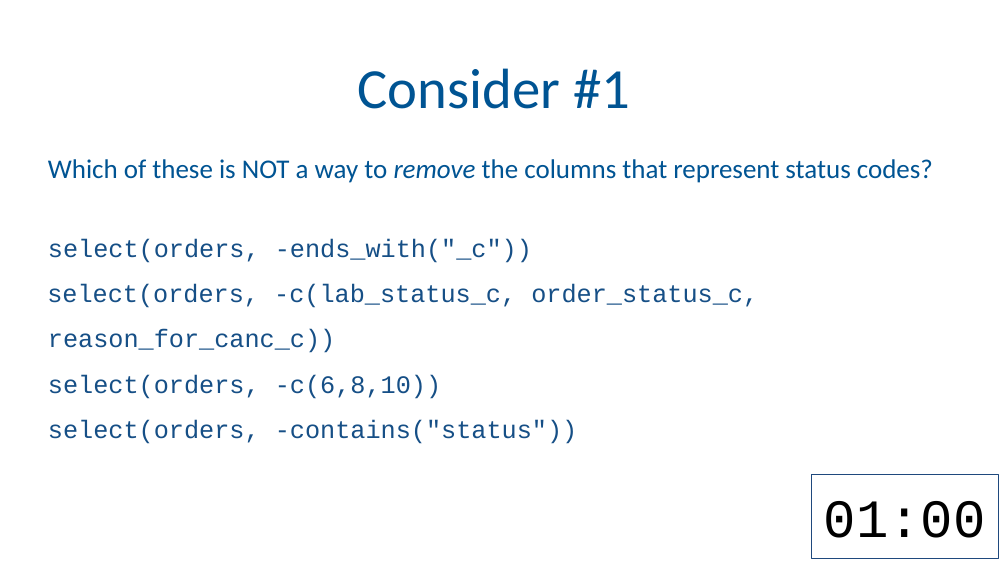
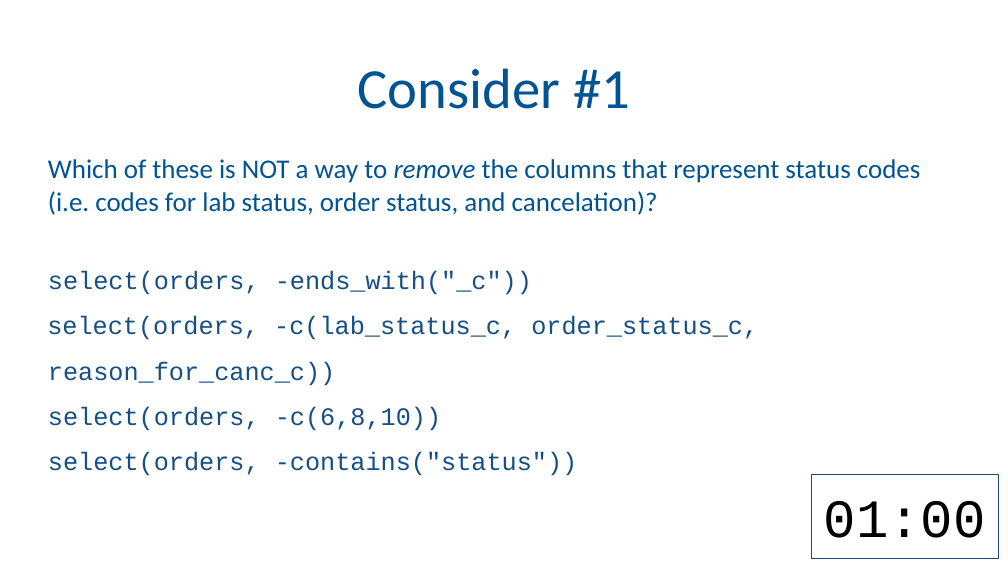
Before and after one commit to amromeo/api_r2020, a slide deck: slide 23 of 03 - Transform.pptx (slide 24 before the commit). Drawn at 1008x567 pixels with LibreOffice and Linux fonts; fonts in the diff are those of the drawing; background and template pictures are left out. Boxes give left, top, right and bottom in pixels: in the first picture for what was removed or moved away, otherwise in the second. Text is boxed around its words. In the diff, an @@ line names an element or a change of style, - is before the commit and + after.

```diff
--- a/03 - Transform.pptx
+++ b/03 - Transform.pptx
@@ text at (48,159,921,215): text changed @@
-Which of these is NOT a way to remove the columns that represent status codes?
+Which of these is NOT a way to remove the columns that represent status codes
+(i.e. codes for lab status, order status, and cancelation)?
```
Also in this commit, not shown: 13 other slides changed, 16 slides added, 1 slide removed.
